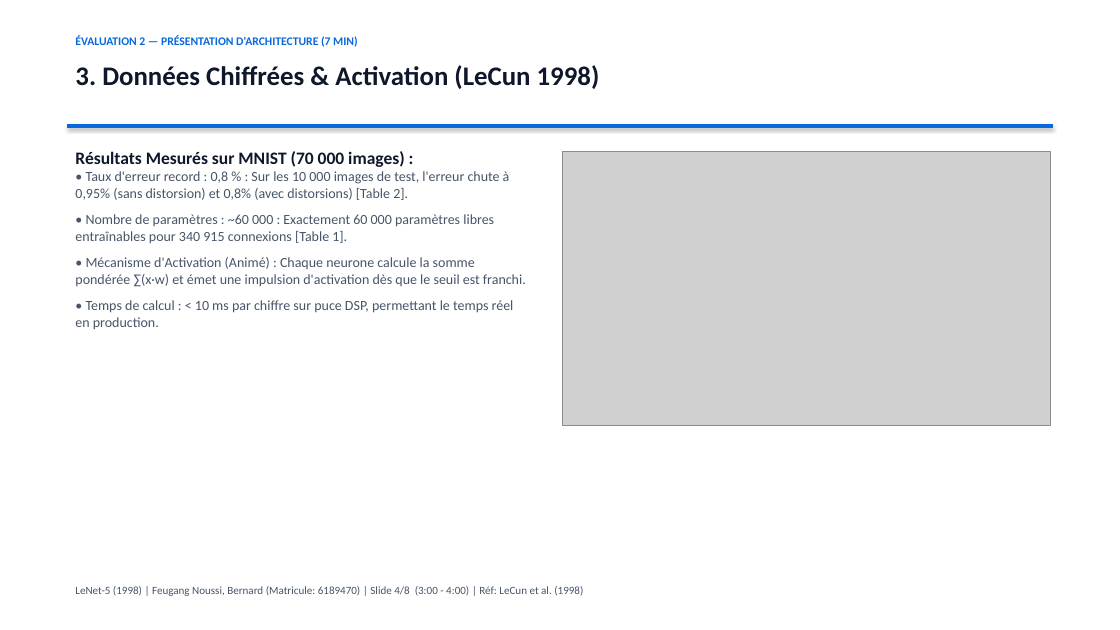
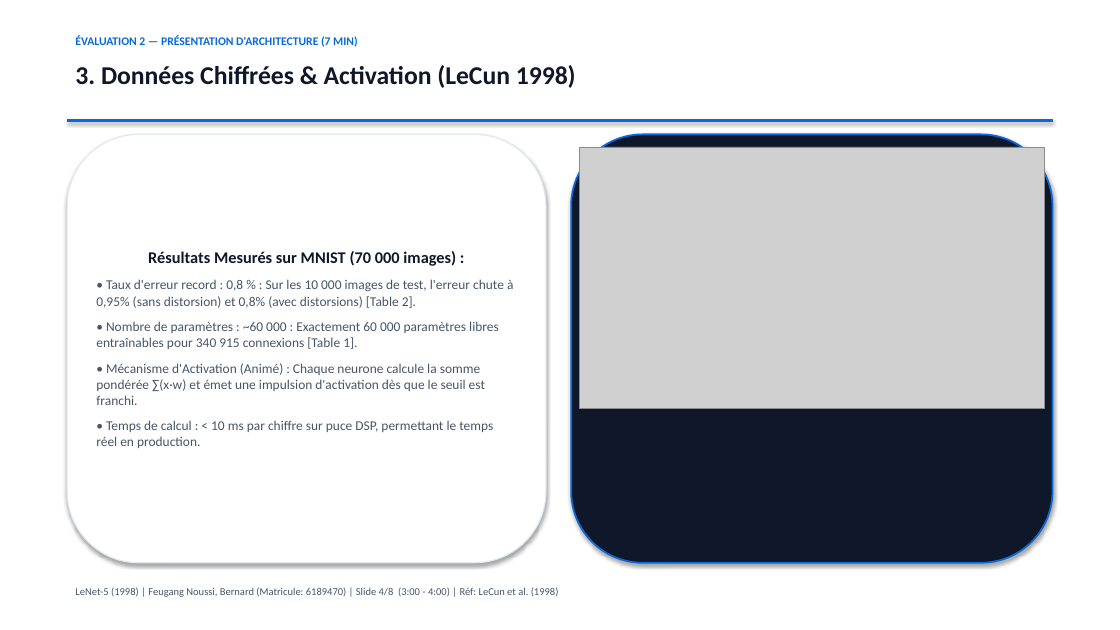
Before and after one commit to bernyforce/lenet5-convolutional-neural-network-1998, a slide deck: slide 4 of presentation_rxneurones_lenet5.pptx. Drawn at 1120x630 pixels with LibreOffice and Linux fonts; fonts in the diff are those of the drawing; grey boxes stand for pictures. Boxes give left, top, right and bottom in pixels: in the first picture for what was removed or moved away, otherwise in the second. Text is boxed around its words. In the diff, an @@ line names an element or a change of style, - is before the commit and + after.

Commit message:
FIX: Correction visuelle pixel-perfect des 8 diapositives PowerPoint suite audit CUA (alignements, zero collision, cartes design)

```diff
--- a/presentation_rxneurones_lenet5.pptx
+++ b/presentation_rxneurones_lenet5.pptx
@@ text "3. Données Chiffrées & Activation ..." at bbox=[75, 65, 576, 88]: size 23 to 22 pt @@
@@ rectangle: place and size @@
-rectangle at bbox=[67, 124, 1053, 128]
+rectangle at bbox=[67, 119, 1053, 122]
@@ rounded rectangle "Résultats Mesurés sur MNIST (70 ...": place and size @@
-rounded rectangle "Résultats Mesurés sur MNIST (70 ..." at bbox=[75, 151, 526, 330]
+rounded rectangle "Résultats Mesurés sur MNIST (70 ..." at bbox=[67, 134, 546, 563]
@@ rounded rectangle "Résultats Mesurés sur MNIST (70 ..." at bbox=[67, 134, 546, 563]: size 15 to 14 pt in "Résultats Mesurés sur MNIST (70 000 images) ..."; size 12 to 11.5 pt; alignment left to centre; more space between paragraphs; vertical alignment top to middle; fill none to #FFFFFF; outline none to #E2E8F0 1 pt; shadow on @@
@@ rounded rectangle added at bbox=[571, 134, 1053, 563], fill #0F172A, outline #0969DA 1.5 pt @@
@@ picture: place and size @@
-picture at bbox=[563, 151, 1050, 425]
+picture at bbox=[580, 147, 1044, 408]
@@ text "LeNet-5 (1998) | Feugang Noussi, ..." at bbox=[75, 587, 559, 597]: size 9.5 to 9 pt @@
```
Also in this commit, not shown: 7 other slides changed.
